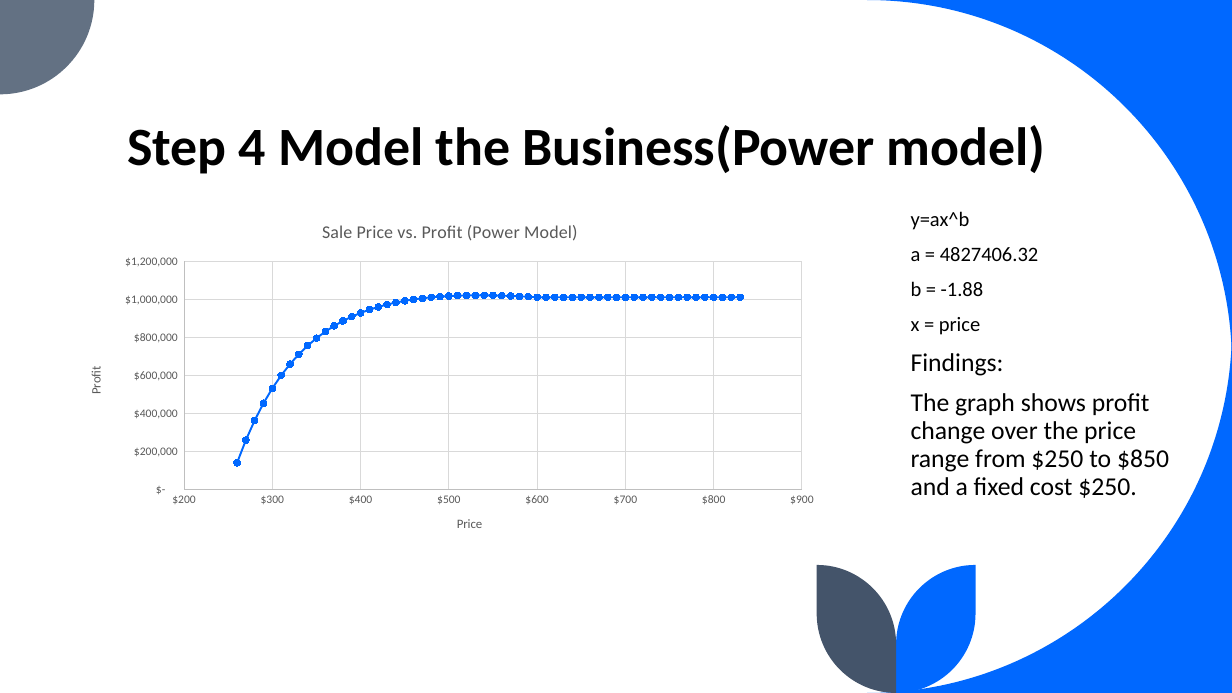
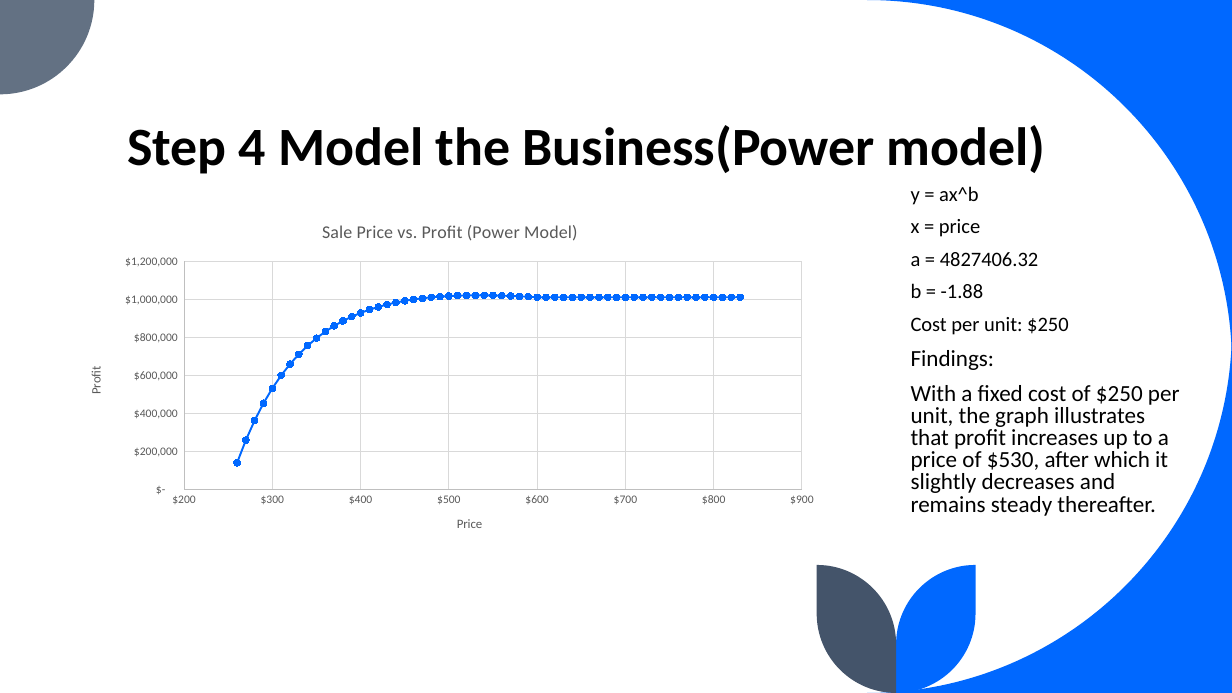
Before and after one commit to leiliu7/Data-Analytics-Data-Science-Portfolio, a slide deck: slide 7 of Smart pricing using Excel/Maximizing Profitability Through Smart Pricing Presentation.pptx. Drawn at 1232x693 pixels with LibreOffice and Linux fonts; fonts in the diff are those of the drawing. Boxes give left, top, right and bottom in pixels: in the first picture for what was removed or moved away, otherwise in the second. Text is boxed around its words. In the diff, an @@ line names an element or a change of style, - is before the commit and + after.

```diff
--- a/Smart pricing using Excel/Maximizing Profitability Through Smart Pricing Presentation.pptx
+++ b/Smart pricing using Excel/Maximizing Profitability Through Smart Pricing Presentation.pptx
@@ text "y = ax^b": place and size @@
-text "y = ax^b" at [911,211,1169,498]
+text "y = ax^b" at [911,186,1180,516]
@@ text at [911,186,980,237]: text changed @@
-y=ax^b
+y = ax^b
+x = price
@@ text at [911,252,1038,370]: size 20 to 18 pt in "Findings:"; line spacing 0.9 to 0.8 @@
@@ text at [911,317,1068,335]: text changed @@
-x = price
+Cost per unit: $250
@@ text at [911,385,1180,516]: text changed; size 20 to 18 pt @@
-The graph shows profit change over the price range from $250 to $850 and a fixed cost $250.
+With a fixed cost of $250 per unit, the graph illustrates that profit increases up to a price of $530, after which it slightly decreases and remains steady thereafter.
```
Also in this commit, not shown: 6 other slides changed.
